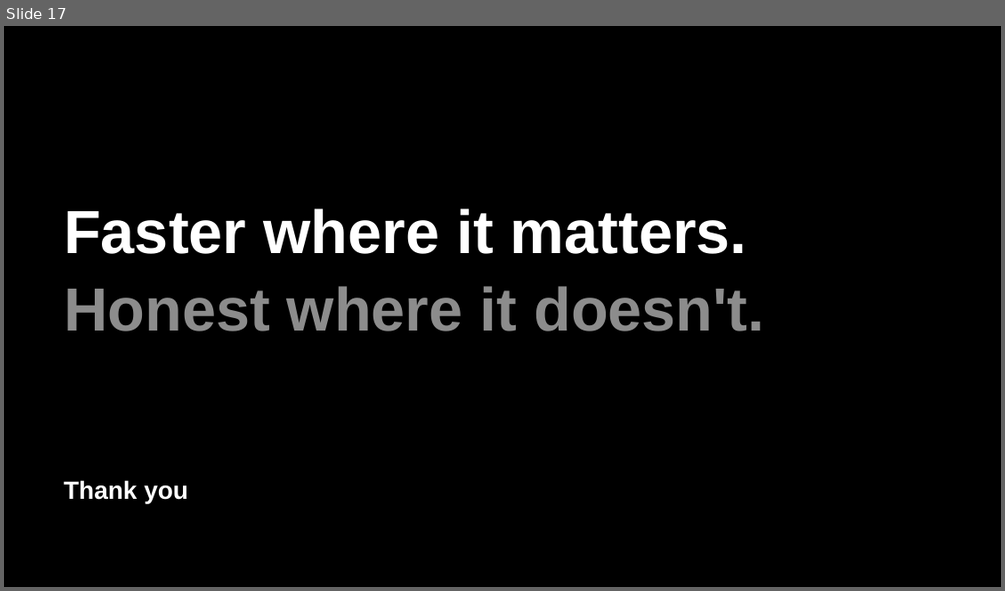
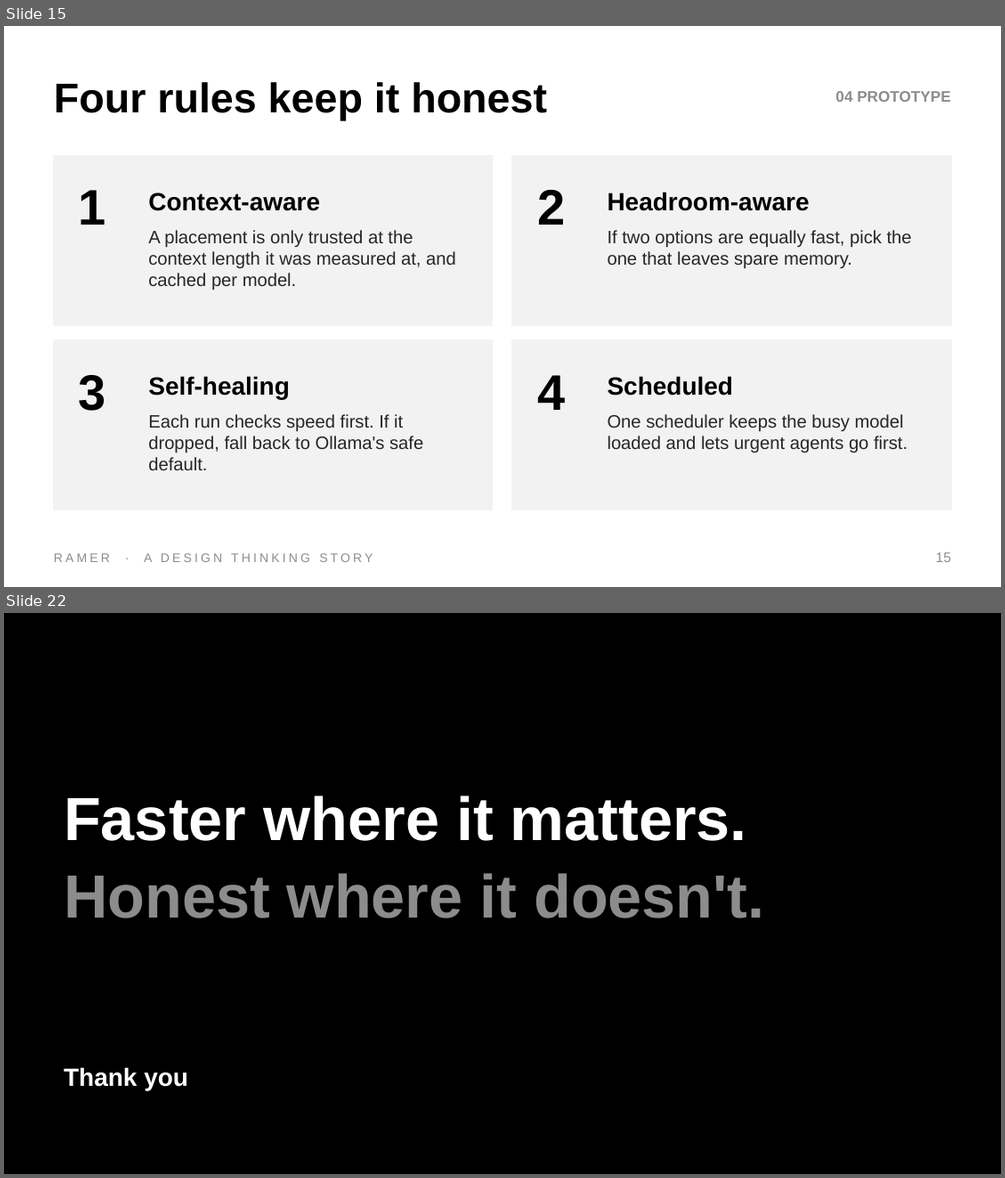
Before and after one commit to DrNeel11/tvarin, a slide deck: docs/Ramer_Design_Thinking.pptx. Shown one above the other, each under a label of ours: slide 17 before the commit, slides 15 and 22 after it; the slides between them are not shown. The pictures are 1005x591 and 1005x1178 pixels, drawn with LibreOffice and Linux fonts; fonts in the diff are those of the drawing. Boxes give left, top, right and bottom in pixels: in the first picture for what was removed or moved away, otherwise in the second. Text is boxed around its words. In the diff, an @@ line names an element or a change of style, - is before the commit and + after.

```diff
--- a/docs/Ramer_Design_Thinking.pptx
+++ b/docs/Ramer_Design_Thinking.pptx
@@ slide 15 added at (4, 26, 1001, 587), background #FFFFFF @@
@@ text added at (54, 82, 547, 120), 30 pt, text #000000, bold @@
+Four rules keep it honest
@@ text added at (835, 91, 950, 102), 11 pt, text #8C8C8C, bold @@
+04 PROTOTYPE
@@ rectangle added at (54, 156, 493, 325), fill #F2F2F2, outline #F2F2F2 1 pt @@
@@ rectangle added at (512, 156, 951, 325), fill #F2F2F2, outline #F2F2F2 1 pt @@
@@ text added at (79, 190, 106, 224), 36 pt, text #000000, bold @@
+1
@@ text added at (148, 192, 320, 211), 18 pt, text #000000, bold @@
+Context-aware
@@ text added at (537, 190, 565, 224), 36 pt, text #000000, bold @@
+2
@@ text added at (607, 192, 809, 211), 18 pt, text #000000, bold @@
+Headroom-aware
@@ text added at (148, 230, 456, 290), 13 pt, text #262626 @@
+A placement is only trusted at the context length it was measured at, and cached per model.
@@ text added at (607, 230, 912, 269), 13 pt, text #262626 @@
+If two options are equally fast, pick the one that leaves spare memory.
@@ rectangle added at (54, 340, 493, 509), fill #F2F2F2, outline #F2F2F2 1 pt @@
@@ rectangle added at (512, 340, 951, 509), fill #F2F2F2, outline #F2F2F2 1 pt @@
@@ text added at (79, 375, 106, 410), 36 pt, text #000000, bold @@
+3
@@ text added at (148, 376, 289, 399), 18 pt, text #000000, bold @@
+Self-healing
@@ text added at (537, 375, 565, 410), 36 pt, text #000000, bold @@
+4
@@ text added at (607, 376, 733, 395), 18 pt, text #000000, bold @@
+Scheduled
@@ text added at (148, 414, 423, 470), 13 pt, text #262626 @@
+Each run checks speed first. If it dropped, fall back to Ollama's safe default.
@@ text added at (607, 414, 907, 452), 13 pt, text #262626 @@
+One scheduler keeps the busy model loaded and lets urgent agents go first.
@@ text added at (54, 553, 372, 562), 9 pt, text #8C8C8C @@
+RAMER · A DESIGN THINKING STORY
@@ text added at (936, 552, 951, 562), 10 pt, text #8C8C8C @@
+15
@@ what was slide 17 is now slide 22 @@
```
Also in this commit, not shown: 10 slides changed, 10 other slides added, 6 slides removed.
